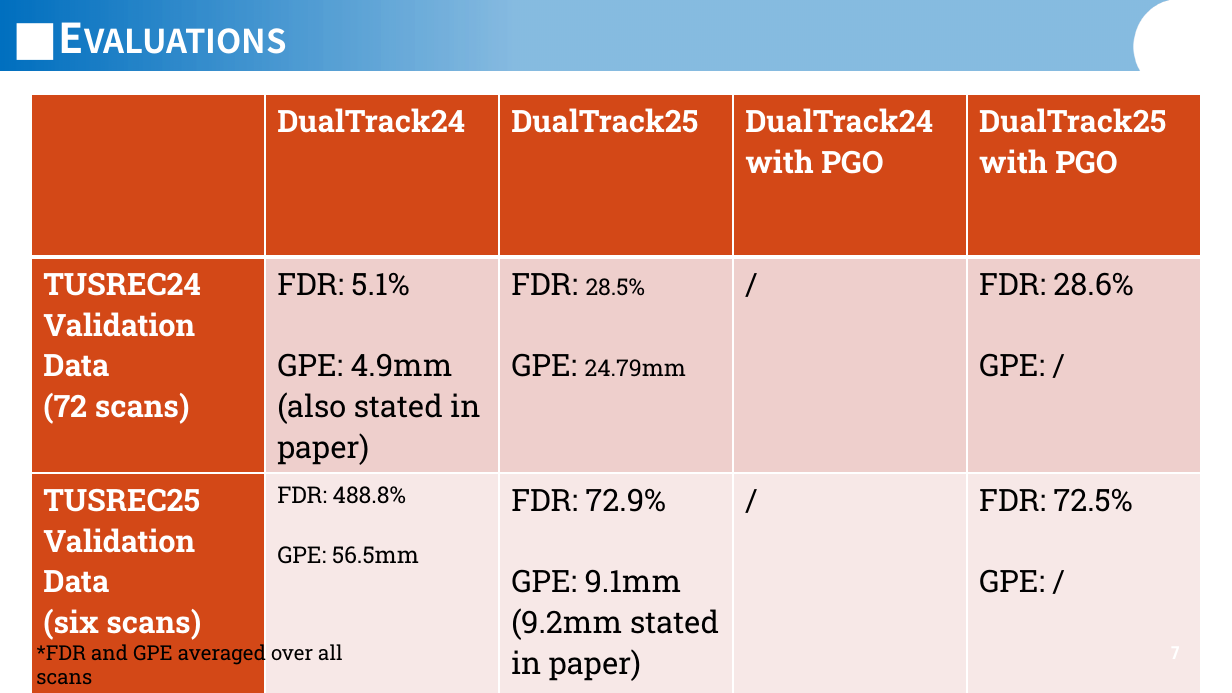
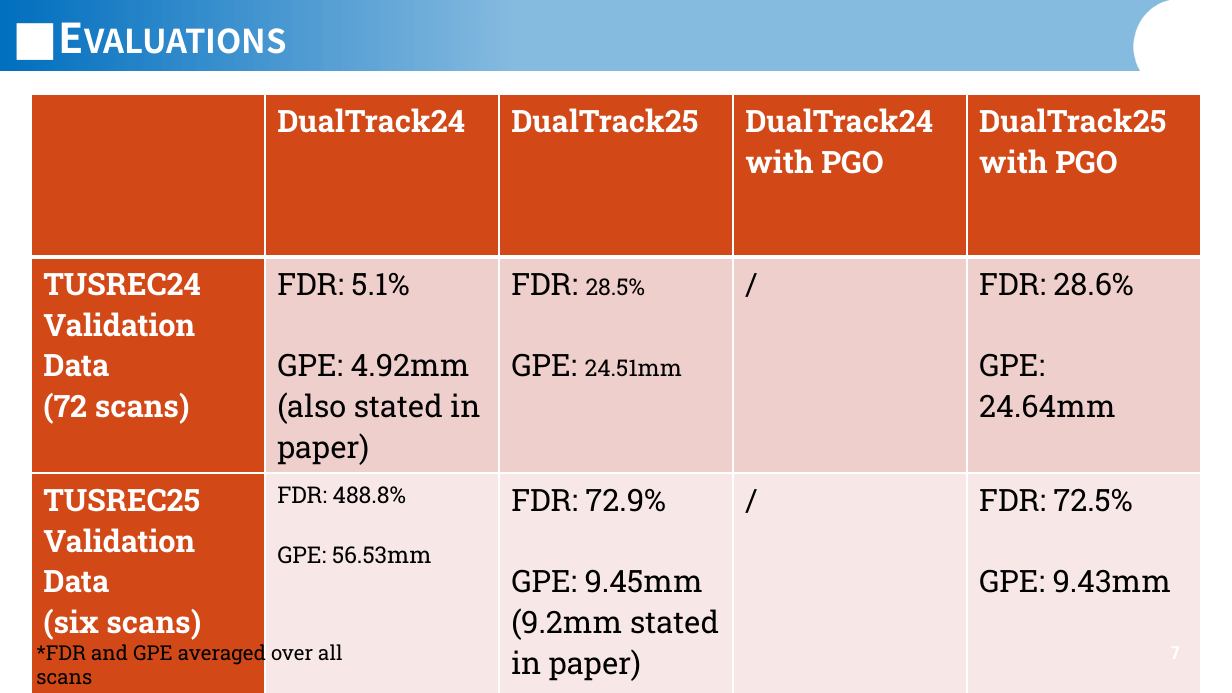
Before and after one commit to JannisIwate/DualTrack, a slide deck: slide 7 of documents/presentations/Jannis_Meyer_Presentation_01_06_2026.pptx. Drawn at 1232x693 pixels with LibreOffice and Linux fonts; fonts in the diff are those of the drawing; background and template pictures are left out. Boxes give left, top, right and bottom in pixels: in the first picture for what was removed or moved away, otherwise in the second. Text is boxed around its words. In the diff, an @@ line names an element or a change of style, - is before the commit and + after.

```diff
--- a/documents/presentations/Jannis_Meyer_Presentation_01_06_2026.pptx
+++ b/documents/presentations/Jannis_Meyer_Presentation_01_06_2026.pptx
@@ table at (x1=31, y1=95, x2=1201, y2=685) @@
-row 2: TUSREC24 Validation Data / (72 scans) | FDR: 5.1% / GPE: 4.9mm / (also stated in paper) | FDR: 28.5% / GPE: 24.79mm | / | FDR: 28.6% / GPE: /
+row 2: TUSREC24 Validation Data / (72 scans) | FDR: 5.1% / GPE: 4.92mm / (also stated in paper) | FDR: 28.5% / GPE: 24.51mm | / | FDR: 28.6% / GPE: 24.64mm
-row 3: TUSREC25 Validation Data / (six scans) | FDR: 488.8% / GPE: 56.5mm | FDR: 72.9% / GPE: 9.1mm / (9.2mm stated in paper) | / | FDR: 72.5% / GPE: /
+row 3: TUSREC25 Validation Data / (six scans) | FDR: 488.8% / GPE: 56.53mm | FDR: 72.9% / GPE: 9.45mm / (9.2mm stated in paper) | / | FDR: 72.5% / GPE: 9.43mm
```
Also in this commit, not shown: 11 other files.
